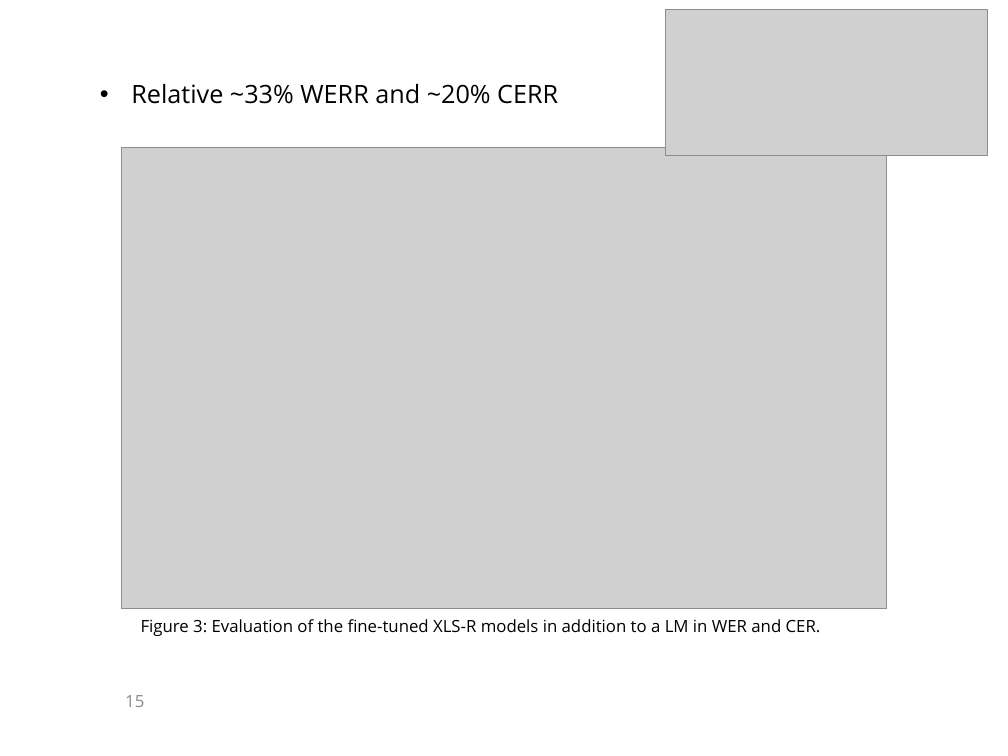
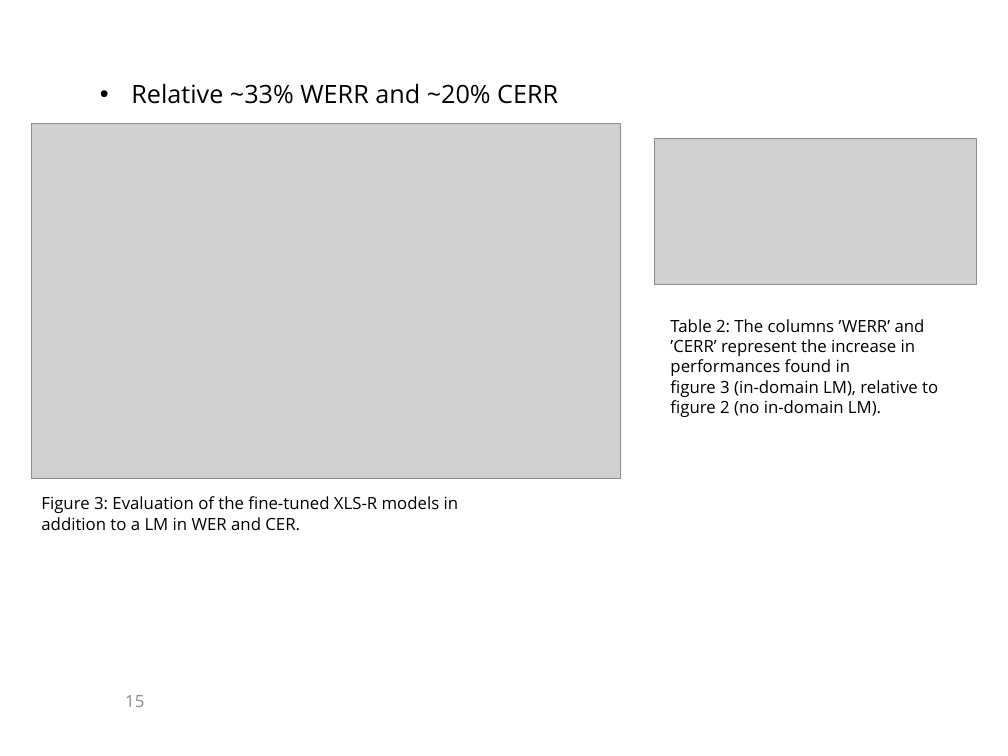
Before and after one commit to KaranChand/ATC, a slide deck: slide 15 of Thesis presentation ATC.pptx. Drawn at 1008x756 pixels with LibreOffice and Linux fonts; fonts in the diff are those of the drawing; grey boxes stand for pictures; background and template pictures are left out. Boxes give left, top, right and bottom in pixels: in the first picture for what was removed or moved away, otherwise in the second. Text is boxed around its words. In the diff, an @@ line names an element or a change of style, - is before the commit and + after.

```diff
--- a/Thesis presentation ATC.pptx
+++ b/Thesis presentation ATC.pptx
@@ picture: place and size @@
-picture at box(122, 147, 887, 609)
+picture at box(31, 124, 620, 479)
@@ picture: place and size @@
-picture at box(665, 9, 987, 155)
+picture at box(654, 138, 976, 284)
@@ text added at box(670, 319, 938, 417), 12 pt, text #000000 @@
+Table 2: The columns ’WERR’ and ’CERR’ represent the increase in performances found in
+figure 3 (in-domain LM), relative to figure 2 (no in-domain LM).
@@ text "Figure 3: Evaluation of the ..." rewrapped from box(141, 619, 821, 636) to box(41, 496, 459, 530) @@
```
Also in this commit, not shown: 1 other slide changed, 10 slides added, 1 slide removed.
